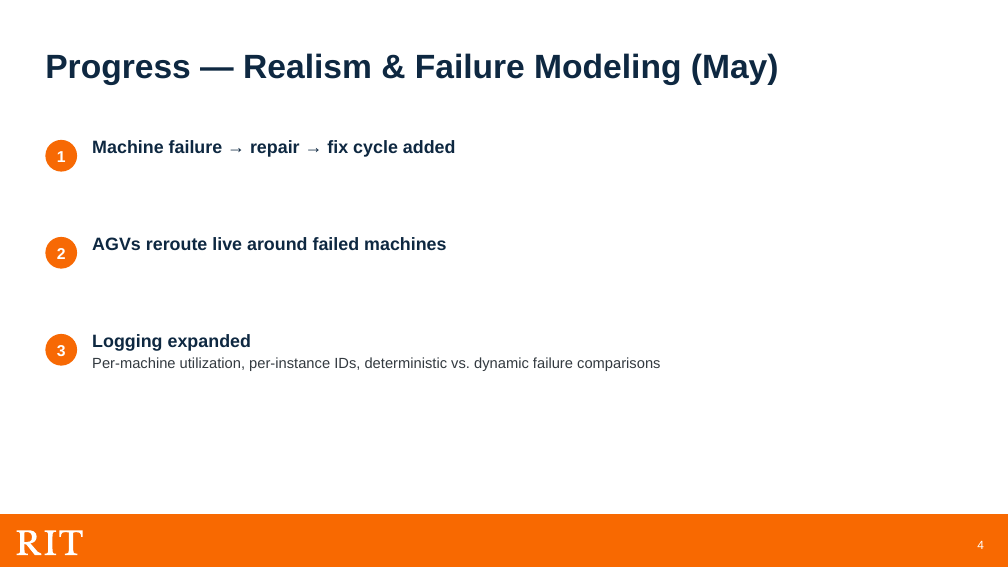
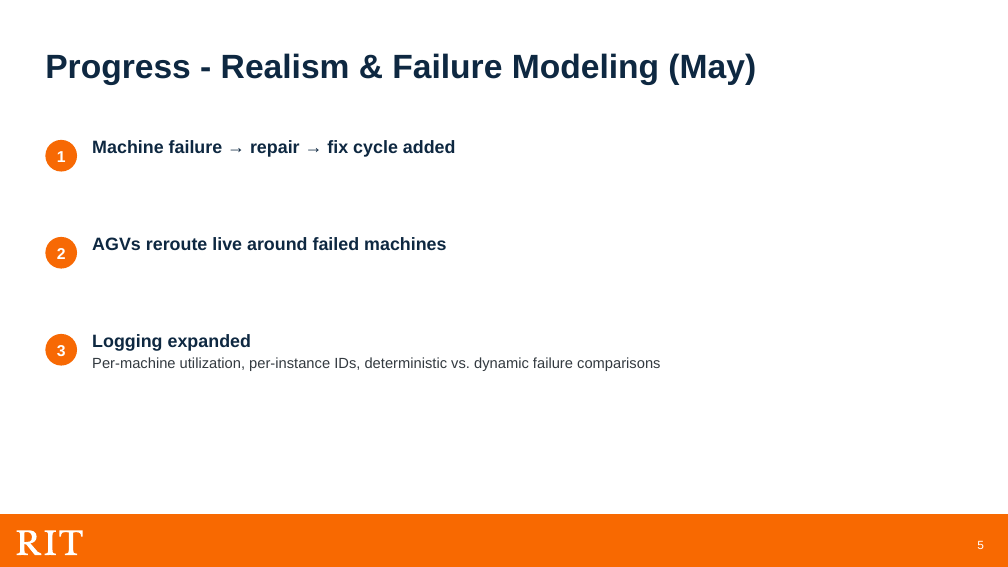
Before and after one commit to meaton96/Capstone, a slide deck: slide 5 of docs/presentation/Capstone_Planning_Presentation.pptx (slide 4 before the commit). Drawn at 1008x567 pixels with LibreOffice and Linux fonts; fonts in the diff are those of the drawing; background and template pictures are left out. Boxes give left, top, right and bottom in pixels: in the first picture for what was removed or moved away, otherwise in the second. Text is boxed around its words. In the diff, an @@ line names an element or a change of style, - is before the commit and + after.

```diff
--- a/docs/presentation/Capstone_Planning_Presentation.pptx
+++ b/docs/presentation/Capstone_Planning_Presentation.pptx
@@ text at [45,53,756,85]: text changed @@
-Progress — Realism & Failure Modeling (May)
+Progress - Realism & Failure Modeling (May)
@@ page number at [977,540,984,549]: text changed @@
-4
+5
```
Also in this commit, not shown: 7 other slides changed, 19 slides added, 13 slides removed, 4 other files.
